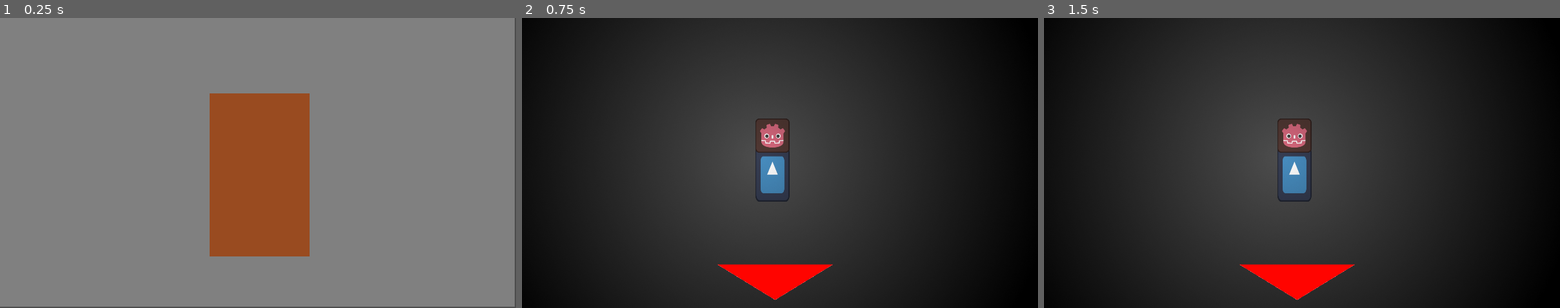
Above: before the commit, frames 1-3 (left to right).
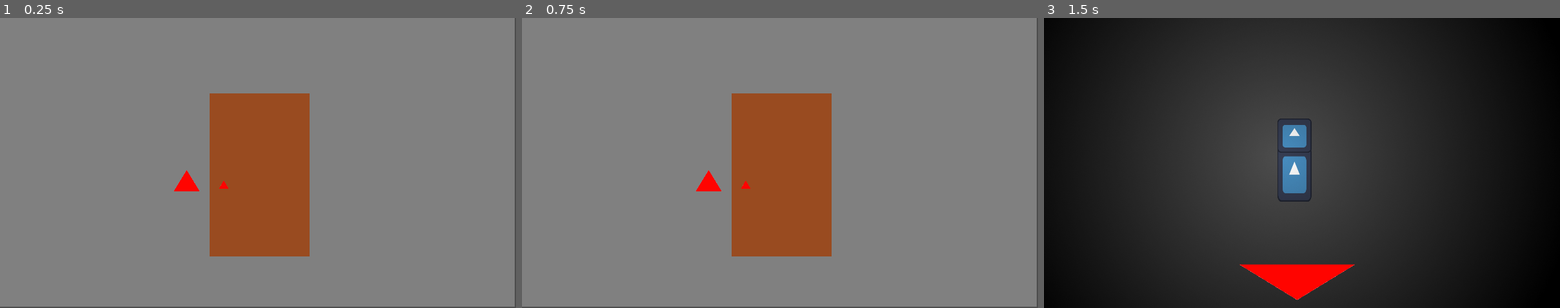
Above: after the commit, the same moments.

Repository: jaakop/TrickOrTrap
Game: Godot game, scene res://scenes/main_scene/main_scene.tscn
Same seed, same stepped clock (60 frames per second), same inputs: the game is played once before the commit and once after it. The engine's default icon, where the game draws it, is replaced by a stand-in: a white triangle on a blue panel in a dark square.
Inputs (mouse positions are in pixels of both pictures, inside the frame that each line leads up to):
- Up to frame 1 (0.25 s): no input
- Up to frame 2 (0.75 s): click (743, 183) at 0.52 s
- Up to frame 3 (1.5 s): click (1322, 209) at 1.27 s

The runs differ from the first frame. In frame 1, 0.2% of the frame differs, in the area x 33-45%, y 52-60%; in frame 2, 100%, in the area x 0-100%, y 0-100%; in frame 3, 0.7%.

Commit message:
Logic for handling different characters

Diff:
--- a/scenes/main_scene/main_scene.gd
+++ b/scenes/main_scene/main_scene.gd
@@ -11,3 +11,26 @@
 
 func _process(delta):
     pass;
+
+func _on_light_switch_pressed():
+    if(global.currentCharacter.evil):
+        print("Evil character yeeted!");
+    else:
+        print("Good guy yeeted :C");
+    generateNewCharacter();
+    pass # Replace with function body.
+
+func _on_handle_pressed():
+    if(global.currentCharacter.evil):
+        print("Evil character let in :c");
+    else:
+        print("Good guy let in!");
+    generateNewCharacter();
+    pass # Replace with function body.
+
+func generateNewCharacter():
+    global.currentCharacter.generated = false;
+    global.currentCharacter.evil = randi_range(0,1) == 1;
+    global.currentCharacter.faceTexture = "";
+    global.currentCharacter.bodyTexture = "";
+    pass;
--- a/scenes/main_scene/main_scene.tscn
+++ b/scenes/main_scene/main_scene.tscn
@@ -1,8 +1,9 @@
-[gd_scene load_steps=4 format=3 uid="uid://dspfgwwtorllt"]
+[gd_scene load_steps=5 format=3 uid="uid://dspfgwwtorllt"]
 
 [ext_resource type="Script" path="res://scenes/main_scene/main_scene.gd" id="1_7c8mb"]
 [ext_resource type="PackedScene" uid="uid://ddl35qp3vogry" path="res://scenes/front_door/front_door.tscn" id="1_fc0ac"]
 [ext_resource type="Texture2D" uid="uid://dgsmsn7nyn1j0" path="res://square.png" id="2_okn60"]
+[ext_resource type="Texture2D" uid="uid://eufldexus7oa" path="res://arrow.png" id="4_ym5qv"]
 
 [node name="MainScene" type="Control"]
 layout_mode = 3
@@ -31,3 +32,26 @@
 offset_bottom = 888.0
 grow_horizontal = 1
 grow_vertical = 1
+
+[node name="Handle" type="TextureButton" parent="."]
+layout_mode = 0
+offset_left = 813.0
+offset_top = 598.0
+offset_right = 853.0
+offset_bottom = 638.0
+texture_normal = ExtResource("4_ym5qv")
+ignore_texture_size = true
+stretch_mode = 0
+
+[node name="LightSwitch" type="TextureButton" parent="."]
+layout_mode = 0
+offset_left = 643.0
+offset_top = 549.0
+offset_right = 748.0
+offset_bottom = 650.0
+texture_normal = ExtResource("4_ym5qv")
+ignore_texture_size = true
+stretch_mode = 0
+
+[connection signal="pressed" from="Handle" to="." method="_on_handle_pressed"]
+[connection signal="pressed" from="LightSwitch" to="." method="_on_light_switch_pressed"]
